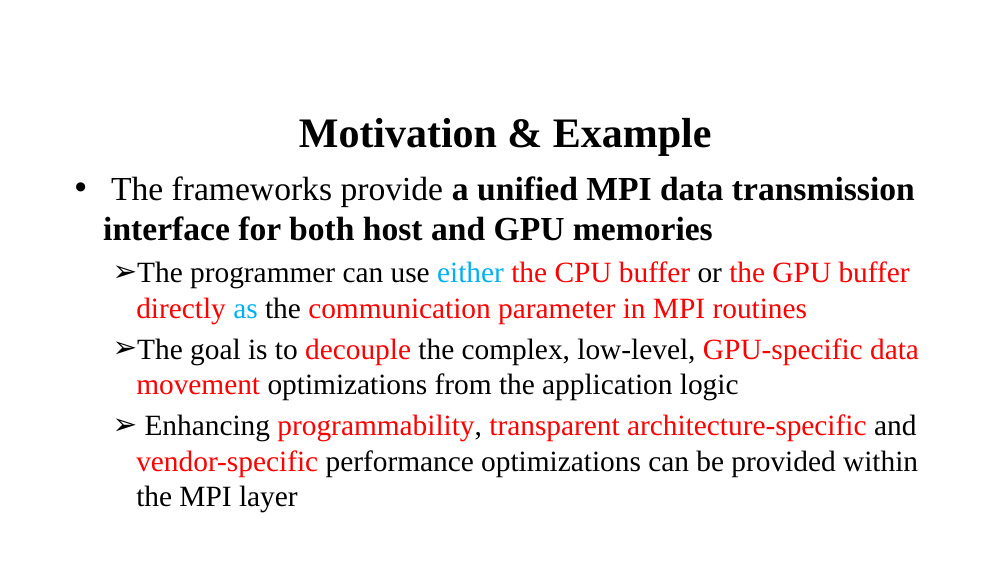
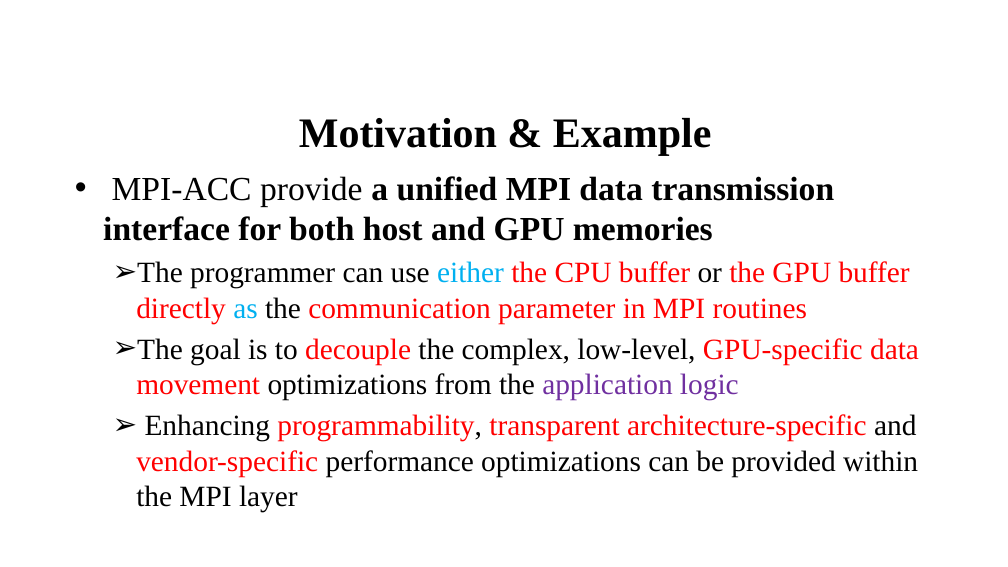
Before and after one commit to 19973466719/Technical-Documents, a slide deck: slide 10 of Technical-Documents/Parallel-Computing/parallel-computing-course/MPI-ACC Accelerator-Aware MPI for Scientific Applications.pptx. Drawn at 1008x567 pixels with LibreOffice and Linux fonts; fonts in the diff are those of the drawing; background and template pictures are left out. Boxes give left, top, right and bottom in pixels: in the first picture for what was removed or moved away, otherwise in the second. Text is boxed around its words. In the diff, an @@ line names an element or a change of style, - is before the commit and + after.

Commit message:
modify

```diff
--- a/Technical-Documents/Parallel-Computing/parallel-computing-course/MPI-ACC Accelerator-Aware MPI for Scientific Applications.pptx
+++ b/Technical-Documents/Parallel-Computing/parallel-computing-course/MPI-ACC Accelerator-Aware MPI for Scientific Applications.pptx
@@ text at [103, 176, 834, 241]: text changed @@
-• The frameworks provide a unified MPI data transmission interface for both host and GPU memories
+• MPI-ACC provide a unified MPI data transmission interface for both host and GPU memories
@@ text at [136, 338, 919, 401]: text colour #000000 to #7030A0 in "application logic" @@
```
Also in this commit, not shown: 4 other slides changed.
